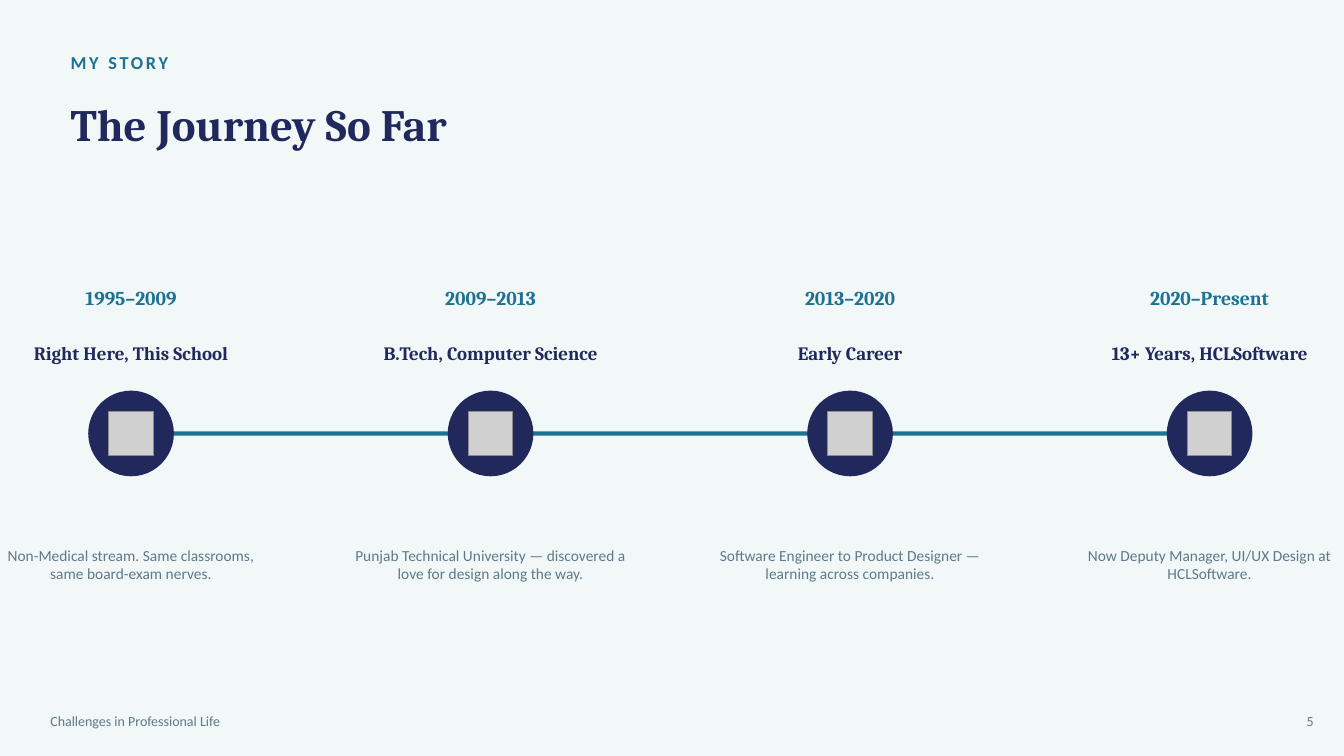
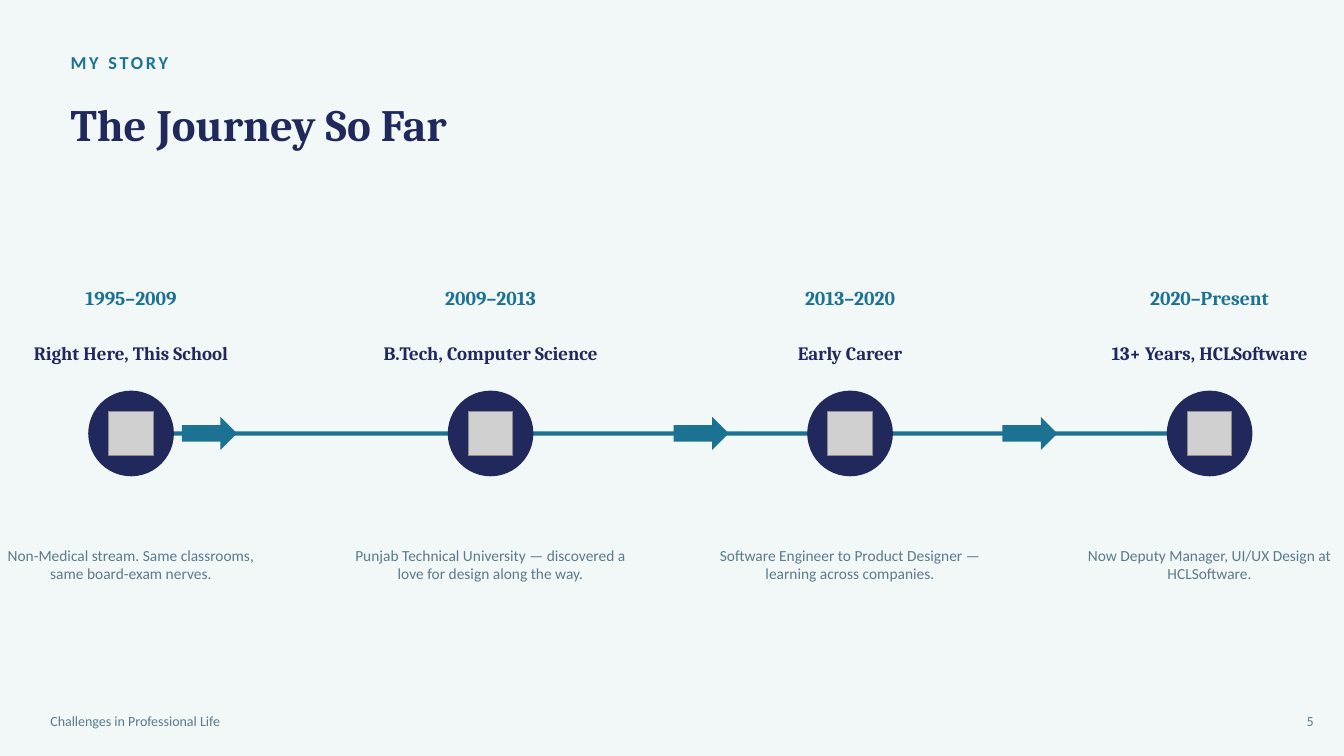
Before and after one commit to dayadilraj-design/Agentic, a slide deck: slide 5 of Challenges_in_Professional_Life.pptx. Drawn at 1344x756 pixels with LibreOffice and Linux fonts; fonts in the diff are those of the drawing; grey boxes stand for pictures. Boxes give left, top, right and bottom in pixels: in the first picture for what was removed or moved away, otherwise in the second. Text is boxed around its words. In the diff, an @@ line names an element or a change of style, - is before the commit and + after.

```diff
--- a/Challenges_in_Professional_Life.pptx
+++ b/Challenges_in_Professional_Life.pptx
@@ right arrow added at (181,417,237,451), fill #1C7293 @@
@@ right arrow added at (674,417,729,451), fill #1C7293 @@
@@ right arrow added at (1002,417,1058,451), fill #1C7293 @@
```
Also in this commit, not shown: 5 other slides changed.
